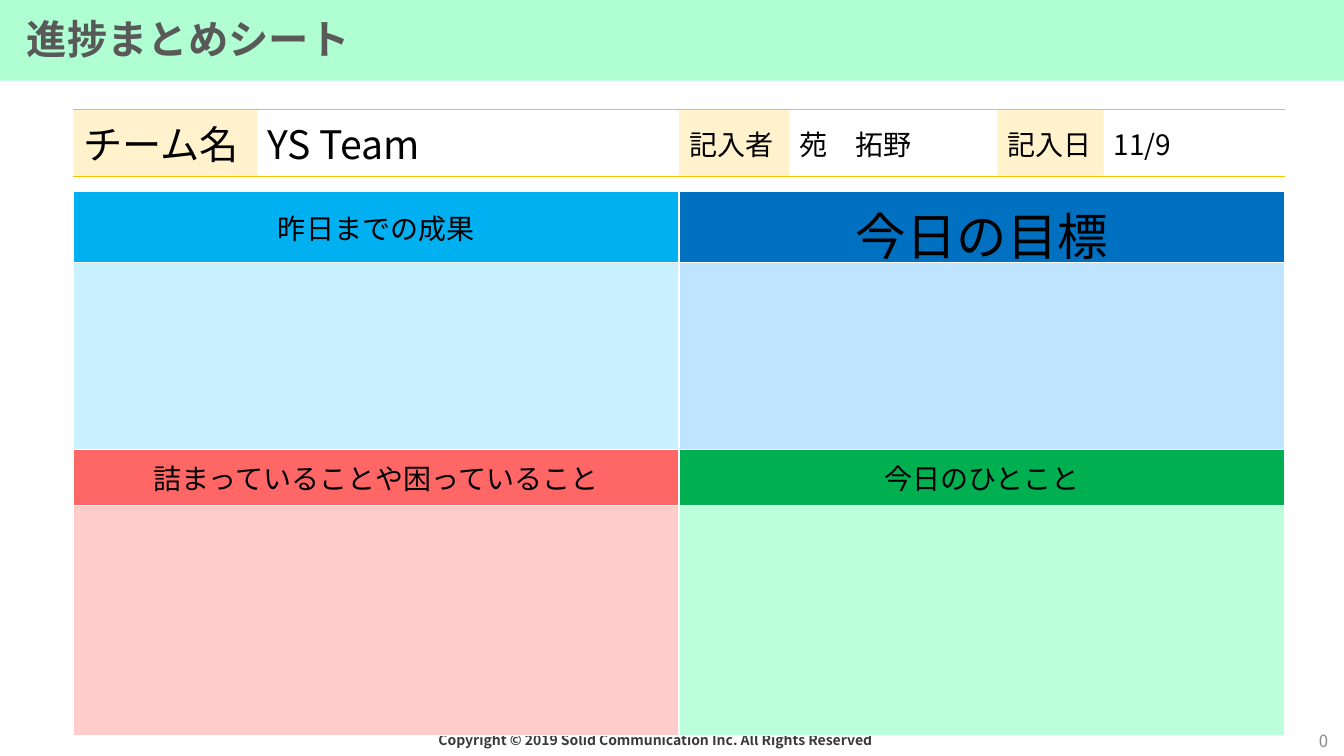
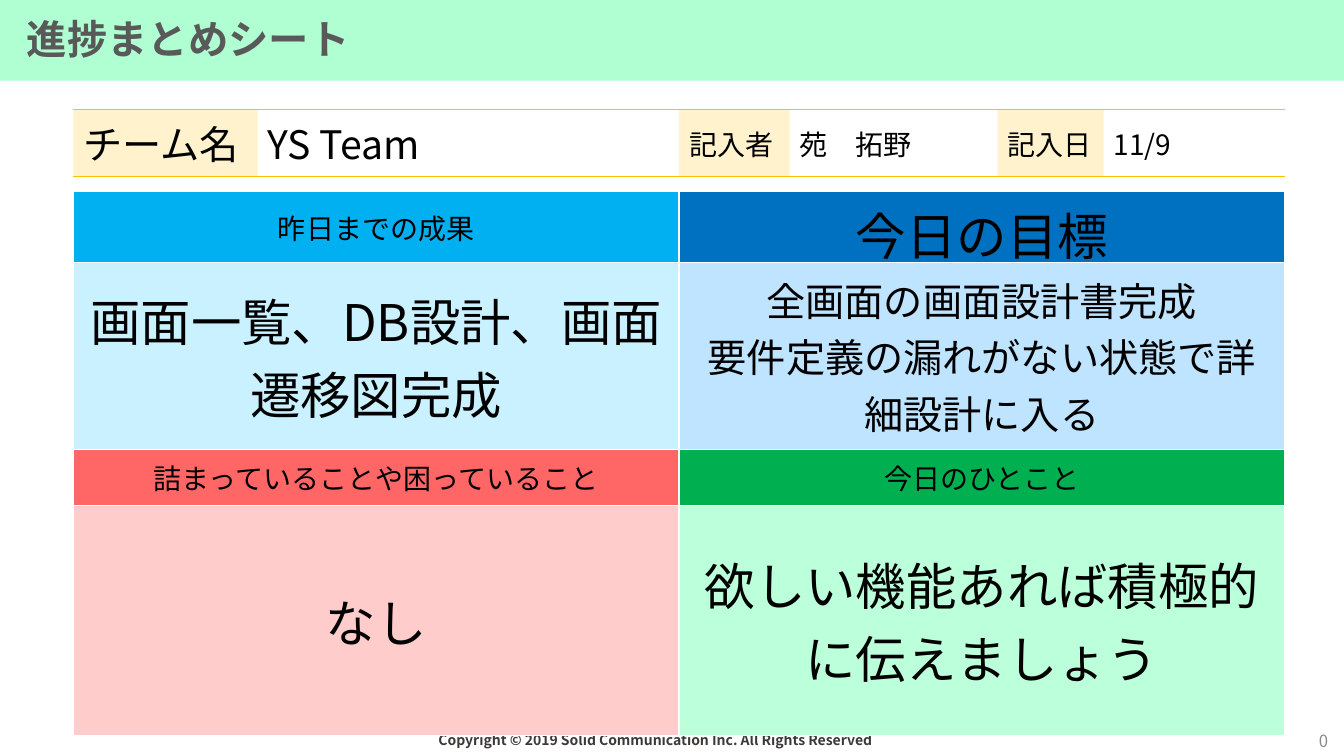
Before and after one commit to tkysn1028/prac, a slide deck: slide 1 of YSteam開発資料まとめ/進捗まとめシート/進捗まとめシート_YSTeam11月9日.pptx. Drawn at 1344x756 pixels with LibreOffice and Linux fonts; fonts in the diff are those of the drawing; background and template pictures are left out. Boxes give left, top, right and bottom in pixels: in the first picture for what was removed or moved away, otherwise in the second. Text is boxed around its words. In the diff, an @@ line names an element or a change of style, - is before the commit and + after.

Commit message:
途中　ウェルカム画面

```diff
--- a/YSteam開発資料まとめ/進捗まとめシート/進捗まとめシート_YSTeam11月9日.pptx
+++ b/YSteam開発資料まとめ/進捗まとめシート/進捗まとめシート_YSTeam11月9日.pptx
@@ table at [74,192,1286,735] @@
-row 2, column 1: 
+row 2, column 1: 画面一覧、DB設計、画面遷移図完成
-row 2, column 2: 
+row 2, column 2: 全画面の画面設計書完成 / 要件定義の漏れがない状態で詳細設計に入る
-row 4, column 1: 
+row 4, column 1: なし
-row 4, column 2: 
+row 4, column 2: 欲しい機能あれば積極的に伝えましょう
```
Also in this commit, not shown: 6 other files.
